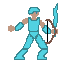
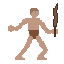
Revision of a layered (64, 64) image; what changed, layer by layer:
hid "Bow" over [left=45, top=19, right=57, bottom=44]
hid "diamondSword" over [left=53, top=3, right=58, bottom=37]
hid "steelSword" over [left=53, top=3, right=58, bottom=37]
hid "diamond rBoot" over [left=37, top=49, right=48, bottom=60]
hid "steel rBoot" over [left=37, top=49, right=48, bottom=60]
hid "bronze rBoot", painted on it over [left=37, top=49, right=48, bottom=60]
hid "diamond lBoot" over [left=14, top=49, right=28, bottom=60]
hid "steel lBoot" over [left=14, top=49, right=28, bottom=60]
hid "bronze lBoot", painted on it over [left=14, top=49, right=28, bottom=60]
hid "diamond rPants" over [left=35, top=34, right=48, bottom=49]
hid "steel rPants" over [left=35, top=34, right=48, bottom=49]
hid "bronze rPants", painted on it over [left=35, top=34, right=48, bottom=49]
hid "diamond lPants" over [left=22, top=34, right=34, bottom=49]
hid "steel lPants" over [left=22, top=34, right=34, bottom=49]
hid "bronze lPants", painted on it over [left=22, top=34, right=34, bottom=49]
hid "diamond rGauntlets" over [left=42, top=22, right=52, bottom=34]
hid "steel rGauntlets" over [left=42, top=22, right=52, bottom=34]
hid "bronze rGauntlets", painted on it over [left=42, top=22, right=52, bottom=34]
hid "diamondCuraiss" over [left=28, top=17, right=42, bottom=39]
hid "SteelCuraiss" over [left=28, top=17, right=42, bottom=39]
hid "bronzeCuraiss", painted on it over [left=28, top=17, right=42, bottom=39]
hid "diamond Helmet" over [left=28, top=7, right=40, bottom=15]
hid "steel Helmet" over [left=28, top=7, right=40, bottom=15]
hid "bronze Helmet", painted on it over [left=28, top=7, right=40, bottom=15]
…and 3 more changes (1 painted, 3 visibility)
